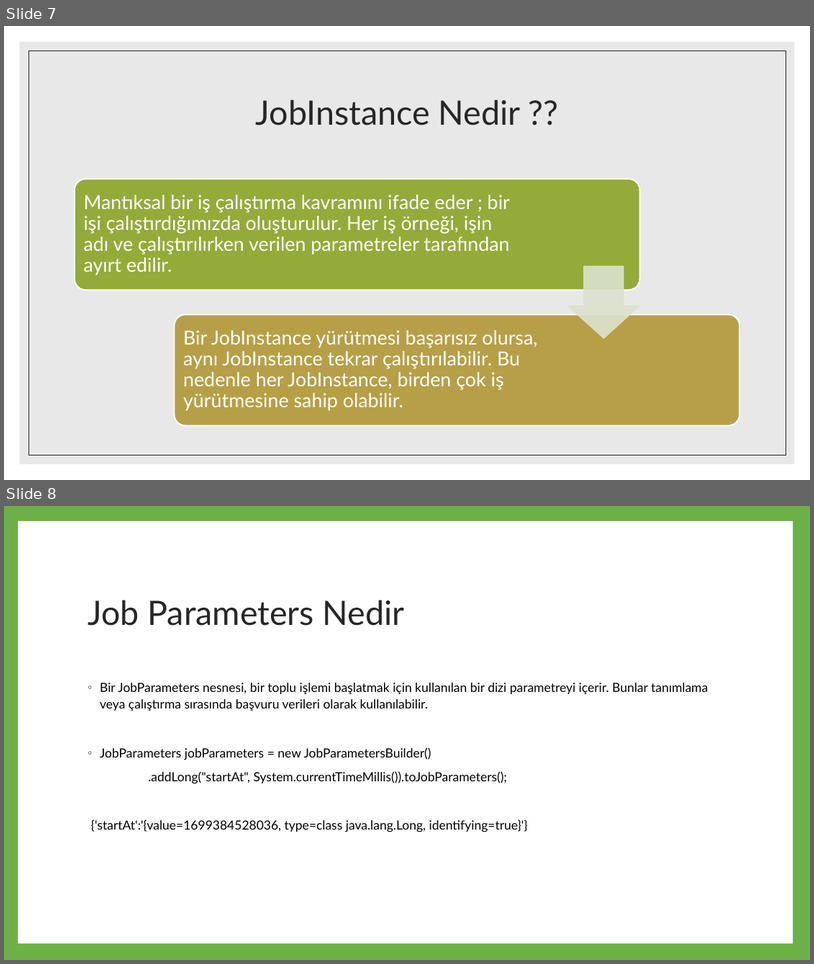
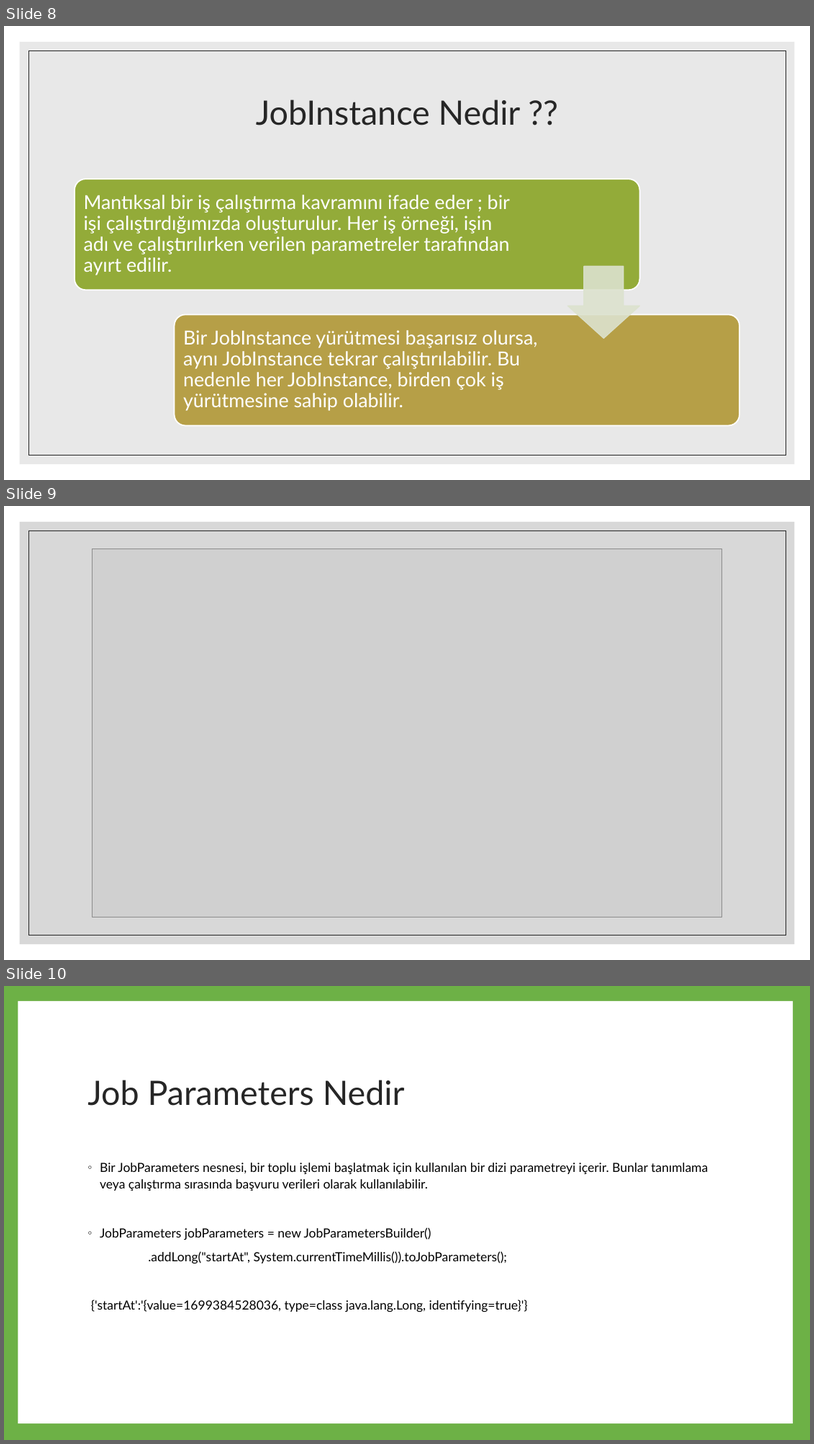
Before and after one commit to yusufemirhanarslan/PythonExercise, a slide deck: SpringBatch.pptx. Shown one above the other, each under a label of ours: slides 7 and 8 before the commit, slides 8, 9 and 10 after it. The pictures are 814x964 and 814x1444 pixels, drawn with LibreOffice and Linux fonts; fonts in the diff are those of the drawing; grey boxes stand for pictures. Boxes give left, top, right and bottom in pixels: in the first picture for what was removed or moved away, otherwise in the second. Text is boxed around its words. In the diff, an @@ line names an element or a change of style, - is before the commit and + after.

```diff
--- a/SpringBatch.pptx
+++ b/SpringBatch.pptx
@@ slide 9 added at box(4, 506, 810, 960), background #FFFFFF @@
@@ rectangle added at box(4, 506, 810, 960), fill #FFFFFF @@
@@ rectangle added at box(20, 522, 795, 944), fill #BFBFBF at 60% opacity @@
@@ rectangle added at box(28, 530, 786, 935), outline #262626 0.5 pt @@
@@ picture added at box(93, 548, 722, 917) @@
@@ what was slide 7 is now slide 8 @@
@@ what was slide 8 is now slide 10 @@
```
Also in this commit, not shown: 4 slides changed, 1 other slide added, 2 other files.
